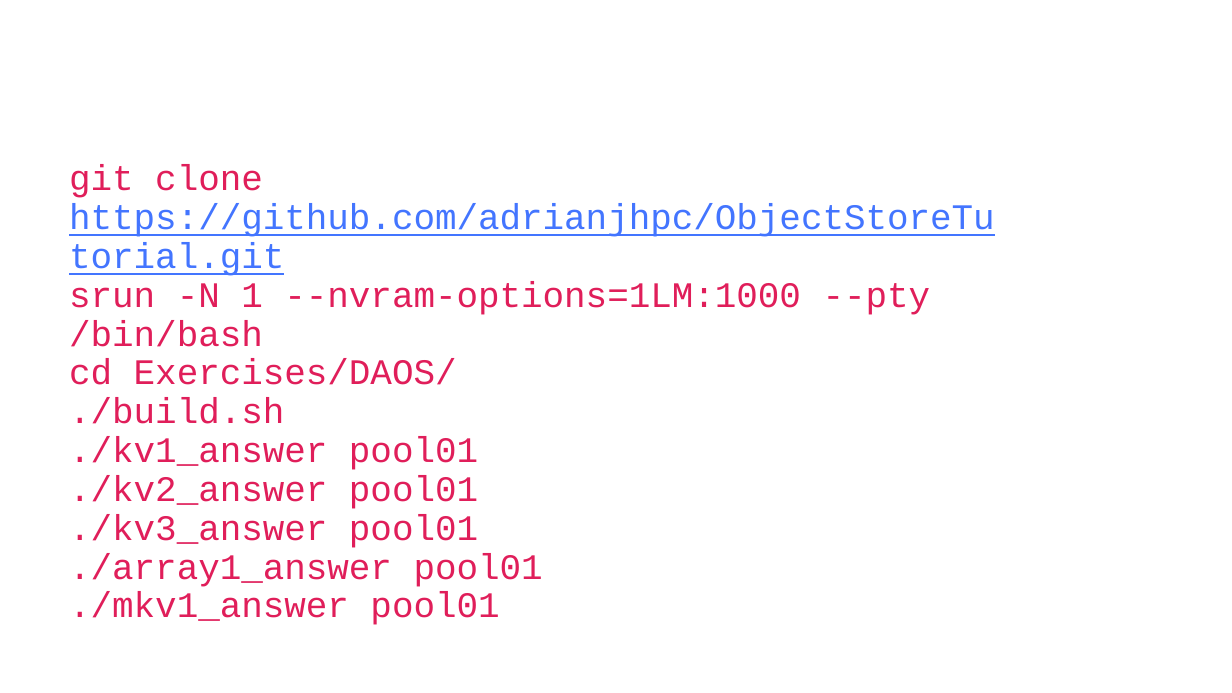
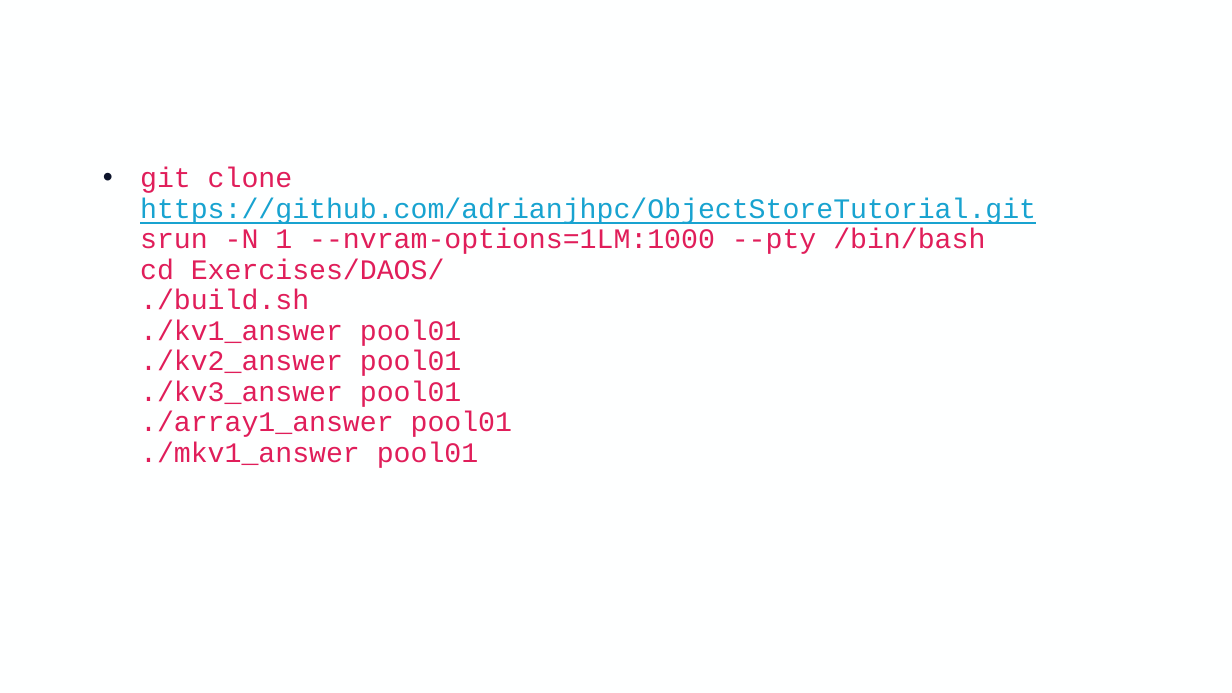
Before and after one commit to adrianjhpc/ObjectStoreTutorial, a slide deck: slide 13 of Exercises/DAOS/Handout/daos_hands_on.pptx (slide 14 before the commit). Drawn at 1232x693 pixels with LibreOffice and Linux fonts; fonts in the diff are those of the drawing; background and template pictures are left out. Boxes give left, top, right and bottom in pixels: in the first picture for what was removed or moved away, otherwise in the second. Text is boxed around its words. In the diff, an @@ line names an element or a change of style, - is before the commit and + after.

Commit message:
Adding in latest slides and exercise handouts

```diff
--- a/Exercises/DAOS/Handout/daos_hands_on.pptx
+++ b/Exercises/DAOS/Handout/daos_hands_on.pptx
@@ background picture (left out) to #FEFFFF @@
@@ text "git clone https://github.com/adrianjhpc/ObjectStoreTutorial. ..." moved from (x1=69, y1=165, x2=995, y2=625) to (x1=140, y1=167, x2=1036, y2=468) @@
@@ text "git clone https://github.com/adrianjhpc/ObjectStoreTutorial. ..." at (x1=140, y1=167, x2=1036, y2=468): size 28 to 22 pt; text colour #4375FF to #18A3D0 in "https://github.com/adrianjhpc/ObjectStoreTutorial.git"; bullet none to •; more space between paragraphs; vertical alignment middle to top @@
```
Also in this commit, not shown: 12 other slides changed, 1 slide removed, 2 other files.
